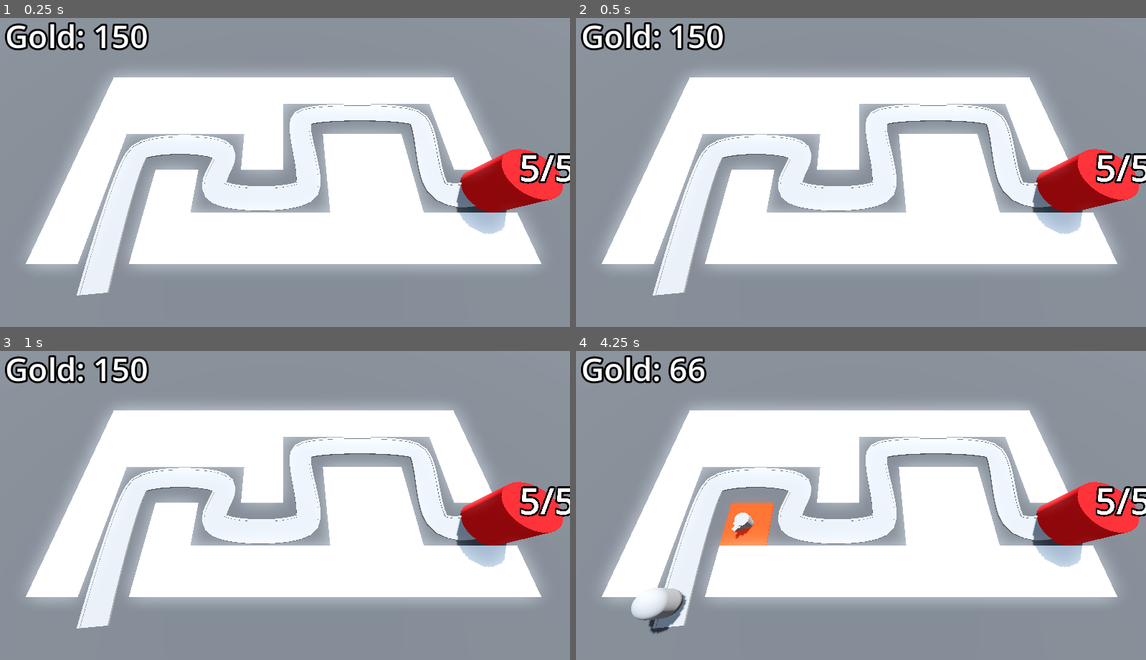
Above: before the commit, frames 1-4 (two rows, left to right).
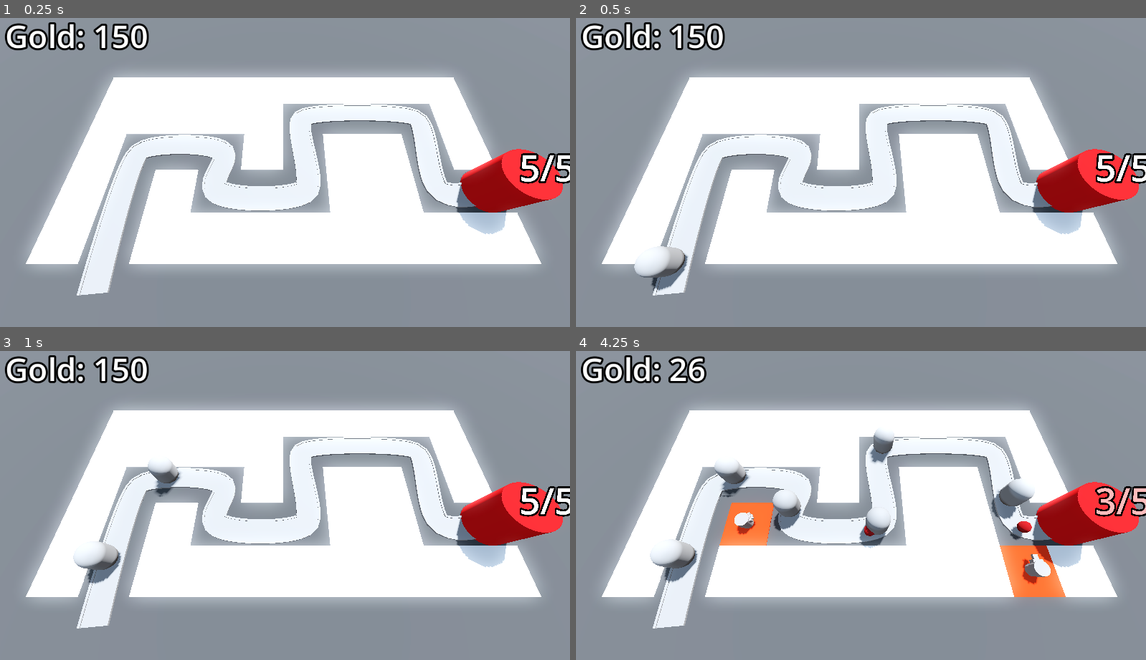
Above: after the commit, the same moments.

Repository: SugarF0x/barblast-3d
Game: Godot game, scene res://BaseLevel.tscn
Same seed, same stepped clock (60 frames per second), same inputs: the game is played once before the commit and once after it.
Inputs (mouse positions are in pixels of both pictures, inside the frame that each line leads up to):
- Up to frame 1 (0.25 s): no input
- Up to frame 2 (0.5 s): no input
- Up to frame 3 (1 s): move the mouse to (410, 483) at 0.52 s; click (410, 483) at 0.6 s
- Up to frame 4 (4.25 s): move the mouse to (747, 514) at 1.27 s; click (747, 514) at 1.35 s; move the mouse to (918, 428) at 2.02 s; click (918, 428) at 2.1 s; move the mouse to (832, 564) at 2.77 s; click (832, 564) at 2.85 s; move the mouse to (1032, 548) at 3.52 s; click (1032, 548) at 3.6 s

Frame 1 is identical in both runs. In frame 2, 0.7% of the frame differs, in the area x 10-20%, y 73-89%; in frame 3, 1.0%; in frame 4, 5.7%, in the area x 9-100%, y 1-92%.

Commit message:
add on all enemies defeated function

Diff:
--- a/BaseLevel.tscn
+++ b/BaseLevel.tscn
@@ -86,7 +86,7 @@
 path_interval = 0.5
 path_simplify_angle = 0.0
 path_rotation = 2
-path_local = false
+path_local = true
 path_continuous_u = true
 path_u_distance = 1.0
 path_joined = false
@@ -99,7 +99,7 @@
 path_interval = 0.5
 path_simplify_angle = 0.0
 path_rotation = 2
-path_local = false
+path_local = true
 path_continuous_u = true
 path_u_distance = 1.0
 path_joined = false
@@ -112,7 +112,7 @@
 path_interval = 0.5
 path_simplify_angle = 0.0
 path_rotation = 2
-path_local = false
+path_local = true
 path_continuous_u = true
 path_u_distance = 1.0
 path_joined = false
--- a/EnemyPath.gd
+++ b/EnemyPath.gd
@@ -10,11 +10,14 @@
 
 func _ready() -> void:
 	set_timer()
+	Engine.time_scale = 5
 
 
 func spawn_enemy() -> void:
 	var enemy: Enemy = enemy_scene.instantiate()
 	add_child(enemy)
+
+	enemy.tree_exited.connect(_on_enemy_defeated)
 
 	var difficulty = difficulty_manager.get_enemy_difficulty()
 	var health = enemy.max_health + int(2 * difficulty)
@@ -29,3 +32,8 @@
 func _on_enemy_spawn_timer_timeout() -> void:
 	spawn_enemy()
 	if difficulty_manager.get_enemy_difficulty() < 1: set_timer()
+
+func _on_enemy_defeated() -> void:
+	if not enemy_spawn_timer.is_stopped(): return
+
+	if get_children().all(func(child): return not child is PathFollow3D): print("you have won!")
